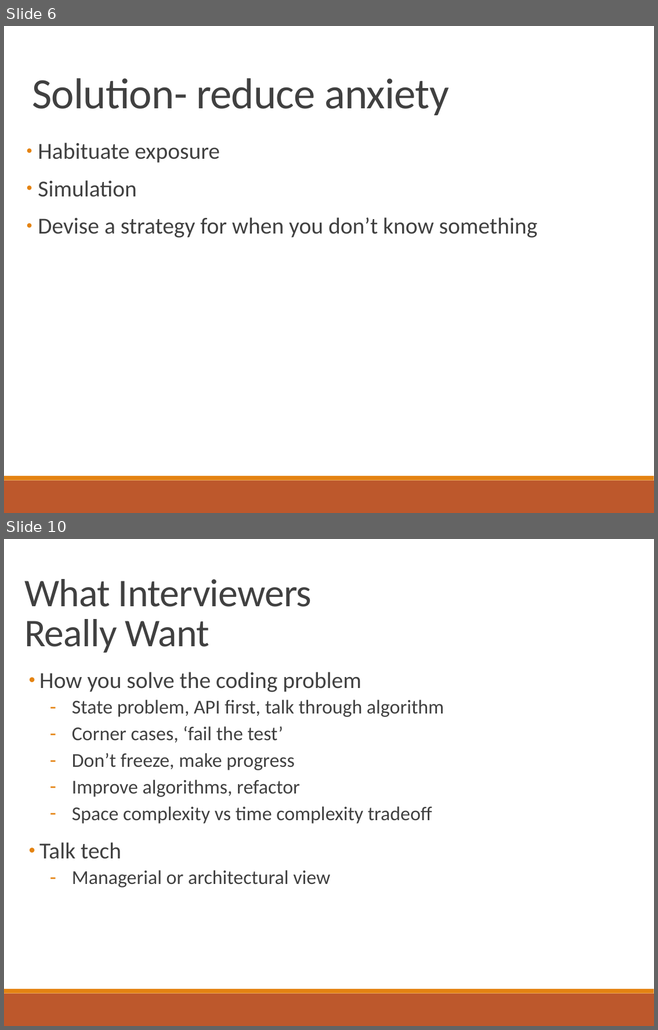
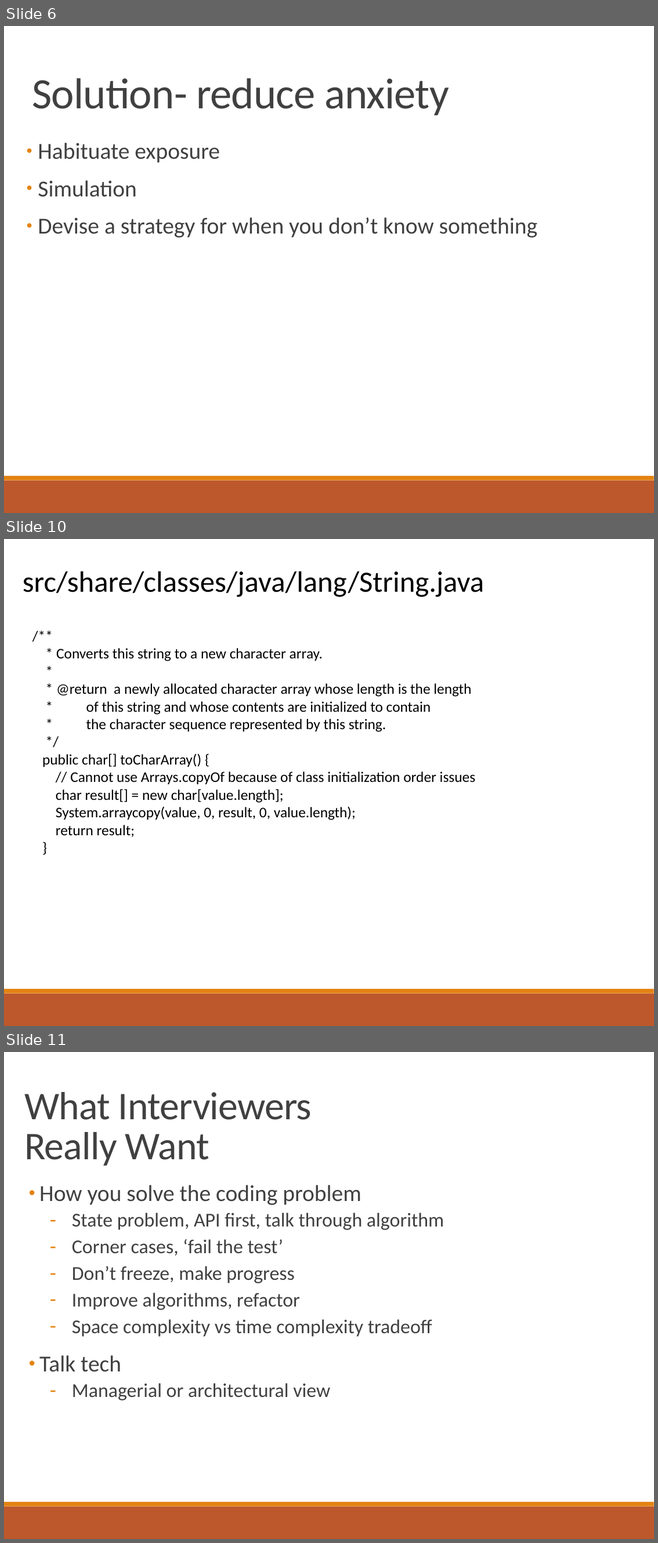
Before and after one commit to aaron678/coding-interview, a slide deck: presentationSlides3.pptx. Shown one above the other, each under a label of ours: slides 6 and 10 before the commit, slides 6, 10 and 11 after it; the slides between them are not shown. The pictures are 658x1030 and 658x1543 pixels, drawn with LibreOffice and Linux fonts; fonts in the diff are those of the drawing. Boxes give left, top, right and bottom in pixels: in the first picture for what was removed or moved away, otherwise in the second. Text is boxed around its words. In the diff, an @@ line names an element or a change of style, - is before the commit and + after.

Commit message:
Proofreading, added slide on Java sources.

```diff
--- a/presentationSlides3.pptx
+++ b/presentationSlides3.pptx
@@ slide 10 added at <box>4,539,654,1026</box>, background #FFFFFF; not listed: 2 template elements that a slide beside it also shows @@
@@ text added at <box>23,571,484,597</box>, 36 pt, text #000000 @@
+src/share/classes/java/lang/String.java
@@ text added at <box>42,648,476,837</box>, 18 pt, text #000000 @@
+/**
+* Converts this string to a new character array.
+*
+* @return a newly allocated character array whose length is the length
+* of this string and whose contents are initialized to contain
+* the character sequence represented by this string.
+*/
+public char[] toCharArray() {
+// Cannot use Arrays.copyOf because of class initialization order issues
+char result[] = new char[value.length];
+System.arraycopy(value, 0, result, 0, value.length);
+return result;
+}
@@ what was slide 10 is now slide 11 @@
```
Also in this commit, not shown: 6 slides changed.
